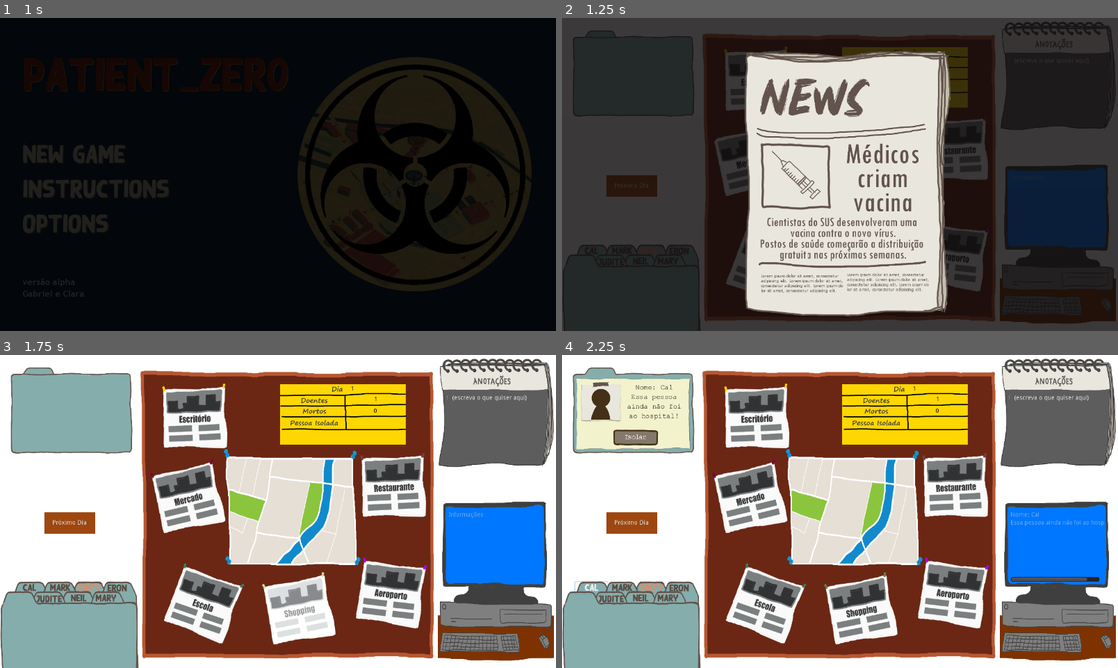
Above: before the commit, frames 1-4 (two rows, left to right).
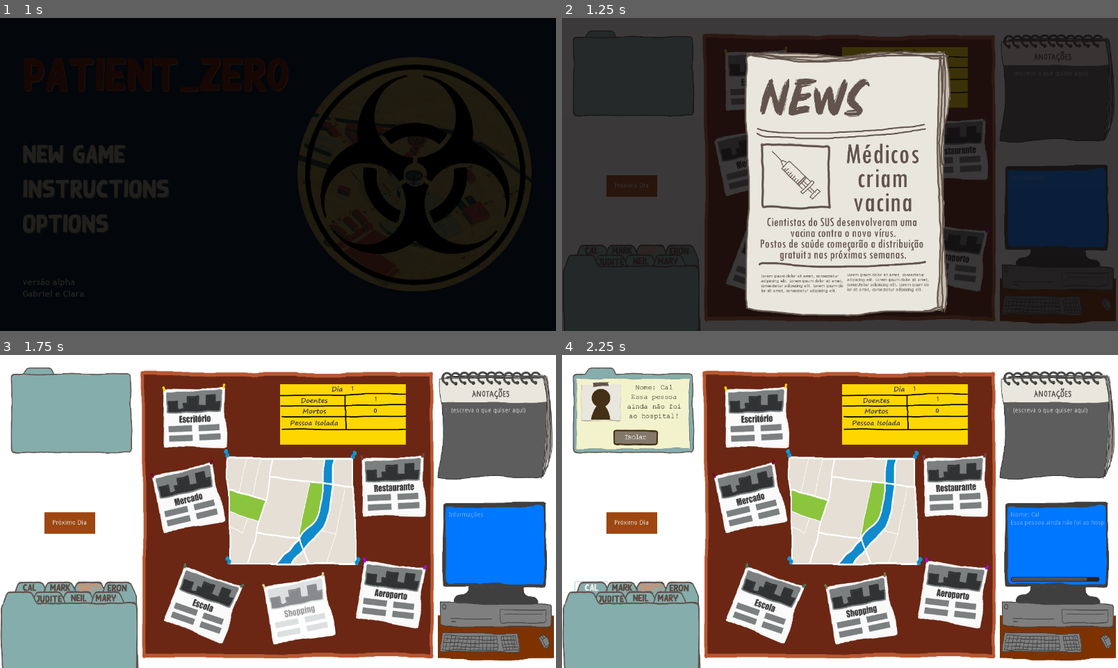
Above: after the commit, the same moments.

Repository: claraig/PatientZero
Game: Godot game, scene res://scenes/Menu.tscn
Two runs of this game, one before a commit and one after it. Both use one fixed random seed, a clock stepped at 60 frames per second and the inputs below.
Inputs (mouse positions are in pixels of both pictures, inside the frame that each line leads up to):
- Up to frame 1 (1 s): click "new game" at 0.5 s
- Up to frame 2 (1.25 s): no input
- Up to frame 3 (1.75 s): click (300, 611) at 1.27 s
- Up to frame 4 (2.25 s): click "Cal" at 2 s

Frame 1 is identical in both runs. In frame 2, 2.2% of the frame differs, in the area x 78-100%, y 1-40%; in frame 3, 3.3%; in frame 4, 3.3%.

Commit message:
som ao digitar anotações

Diff:
--- a/scenes/town.tscn
+++ b/scenes/town.tscn
@@ -33,6 +33,7 @@
 [ext_resource path="res://assets/autoral/computer.png" type="Texture" id=31]
 [ext_resource path="res://assets/autoral/jornal_venceu.png" type="Texture" id=32]
 [ext_resource path="res://assets/autoral/botaoIsolar2.png" type="Texture" id=33]
+[ext_resource path="res://assets/audio/eklee-KeyPressOld05.wav" type="AudioStream" id=34]
 
 [sub_resource type="GDScript" id=1]
 script/source = "extends Node2D
@@ -218,6 +219,11 @@
 	for p in pessoas:
 		if(p.name == get_node(\"Population\").isolado && p.pacienteZero):
 			venceu = true
+
+
+func _on_TextEdit_gui_input(event: InputEvent) -> void:
+	if event is InputEventKey  and event.pressed:
+		get_node('Sons/digitar').play()
 "
 
 [sub_resource type="Gradient" id=2]
@@ -492,19 +498,8 @@
 "_edit_use_anchors_": false
 }
 
-[node name="bloco de notas" type="Label" parent="."]
-margin_left = 985.834
-margin_top = 40.8247
-margin_right = 1276.83
-margin_bottom = 274.825
-custom_colors/font_color = Color( 0, 0, 0, 1 )
-text = "
-"
-align = 1
-autowrap = true
-__meta__ = {
-"_edit_use_anchors_": false
-}
+[node name="bloco de notas" type="Node2D" parent="."]
+position = Vector2( 983.234, 69.981 )
 
 [node name="notas" type="Sprite" parent="bloco de notas"]
 position = Vector2( 152.729, 98.6499 )
@@ -541,7 +536,8 @@
 [node name="turno" type="AudioStreamPlayer2D" parent="Sons"]
 stream = ExtResource( 11 )
 
-[node name="AudioStreamPlayer2D3" type="AudioStreamPlayer2D" parent="Sons"]
+[node name="digitar" type="AudioStreamPlayer2D" parent="Sons"]
+stream = ExtResource( 34 )
 
 [node name="Sprites" type="Node" parent="."]
 
@@ -1021,6 +1017,7 @@
 scale = Vector2( 0.262, 0.397 )
 z_index = -10
 texture = ExtResource( 31 )
+[connection signal="gui_input" from="bloco de notas/TextEdit" to="." method="_on_TextEdit_gui_input"]
 [connection signal="button_down" from="Places/Shopping/TextureButton" to="Places/Shopping" method="_on_TextureButton_button_down"]
 [connection signal="button_down" from="Places/Shopping/Button" to="Places/Shopping" method="_on_Button_button_down"]
 [connection signal="button_down" from="Places/Escola/TextureButton" to="Places/Escola" method="_on_TextureButton_button_down"]
Not shown: 1 places in scenes/town.tscn that only renumber resources
